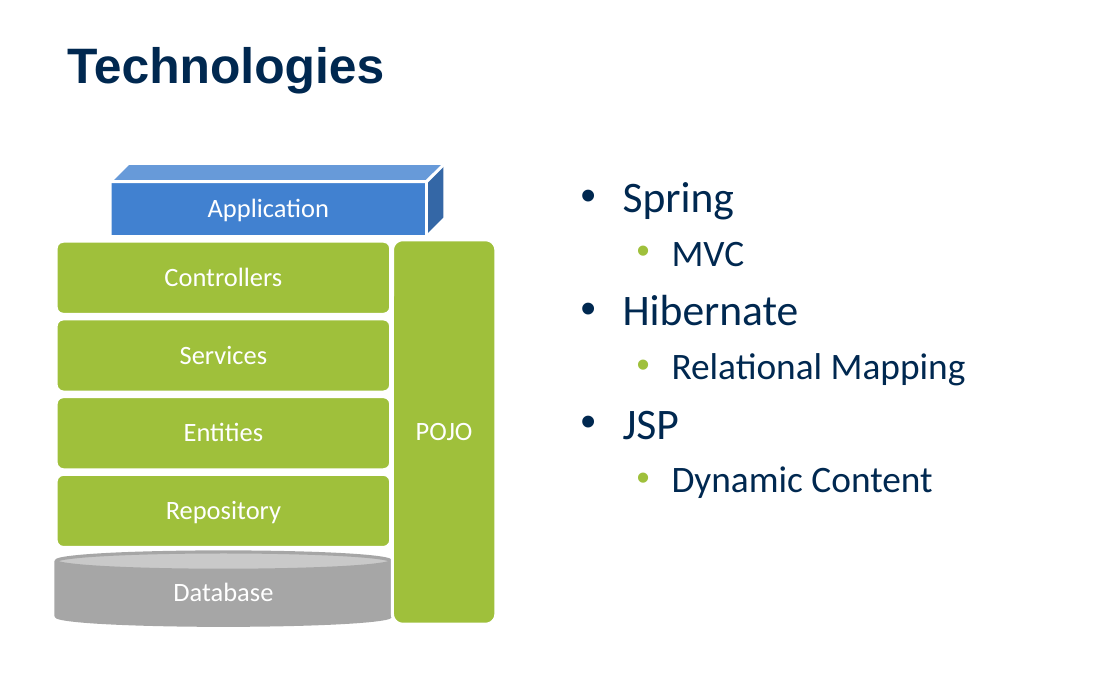
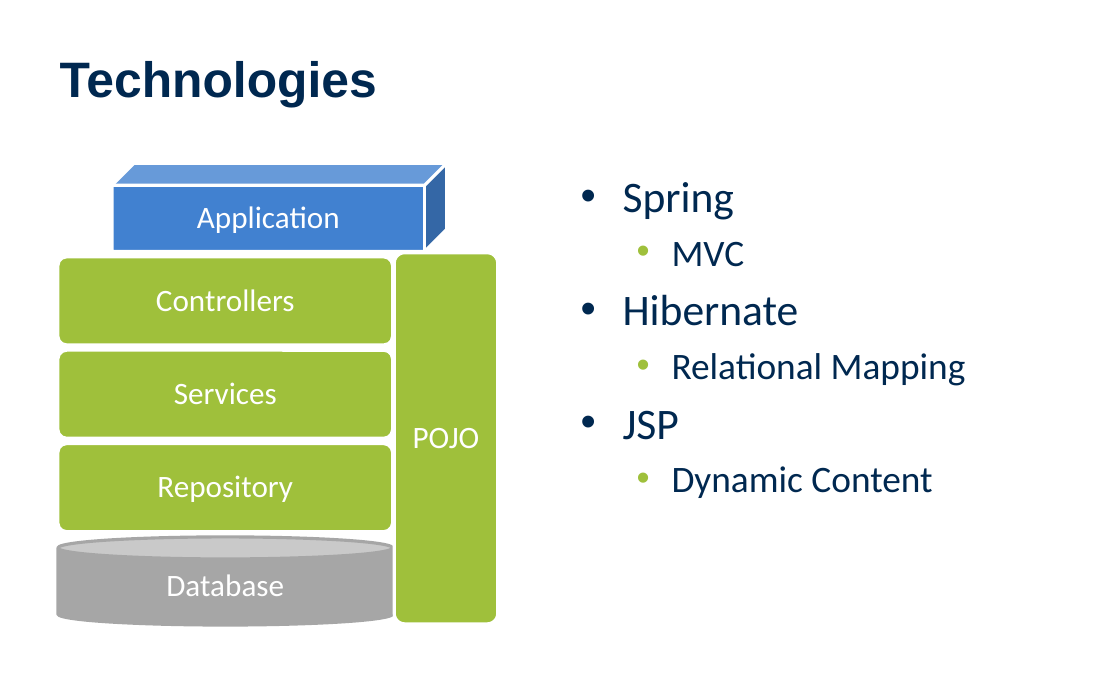
Before and after one commit to SV-ZeroOne/TwoFace, a slide deck: slide 4 of Presentation/Entelect Software PowerPoint Template.pptx. Drawn at 1120x700 pixels with LibreOffice and Linux fonts; fonts in the diff are those of the drawing; background and template pictures are left out. Boxes give left, top, right and bottom in pixels: in the first picture for what was removed or moved away, otherwise in the second. Text is boxed around its words. In the diff, an @@ line names an element or a change of style, - is before the commit and + after.

```diff
--- a/Presentation/Entelect Software PowerPoint Template.pptx
+++ b/Presentation/Entelect Software PowerPoint Template.pptx
@@ title "Technologies": place and size @@
-title "Technologies" at (67,47,384,94)
+title "Technologies" at (60,61,377,107)
@@ cube: place and size @@
-cube at (110,164,445,236)
+cube at (112,164,447,252)
@@ rounded rectangle: place and size @@
-rounded rectangle at (56,241,391,314)
+rounded rectangle at (58,256,393,345)
@@ text "Controllers": place and size @@
-text "Controllers" at (164,267,282,286)
+text "Controllers" at (156,289,295,311)
@@ rounded rectangle: place and size @@
-rounded rectangle at (392,240,495,624)
+rounded rectangle at (394,253,497,624)
@@ rounded rectangle removed at (56,319,391,392) @@
@@ rounded rectangle: place and size @@
-rounded rectangle at (56,396,391,469)
+rounded rectangle at (58,351,393,439)
@@ size 17 to 20 pt; more space between paragraphs in 6 elements at (413,428,480,448), (166,574,284,596), (197,206,340,233), (157,475,293,502), (156,289,295,311), (174,382,277,405) @@
@@ text "Services": place and size @@
-text "Services" at (180,346,267,364)
+text "Services" at (174,382,277,405)
@@ rounded rectangle: place and size @@
-rounded rectangle at (56,474,391,547)
+rounded rectangle at (58,444,393,532)
@@ text "Repository": place and size @@
-text "Repository" at (166,501,281,524)
+text "Repository" at (157,475,293,502)
@@ text removed at (184,422,264,441) @@
-Entities
@@ cylinder: place and size @@
-cylinder at (56,552,391,625)
+cylinder at (58,536,393,625)
@@ text "Database": place and size @@
-text "Database" at (173,583,273,601)
+text "Database" at (166,574,284,596)
```
Also in this commit, not shown: 1 other slide changed, 9 other files.
